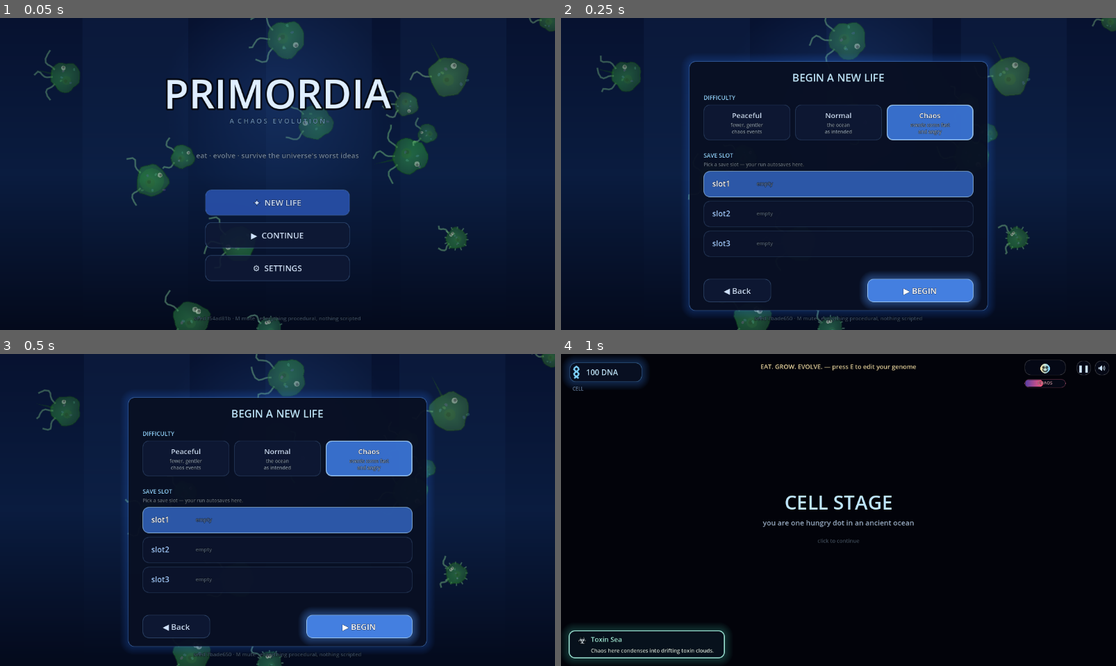
Above: before the commit, frames 1-4 (two rows, left to right).
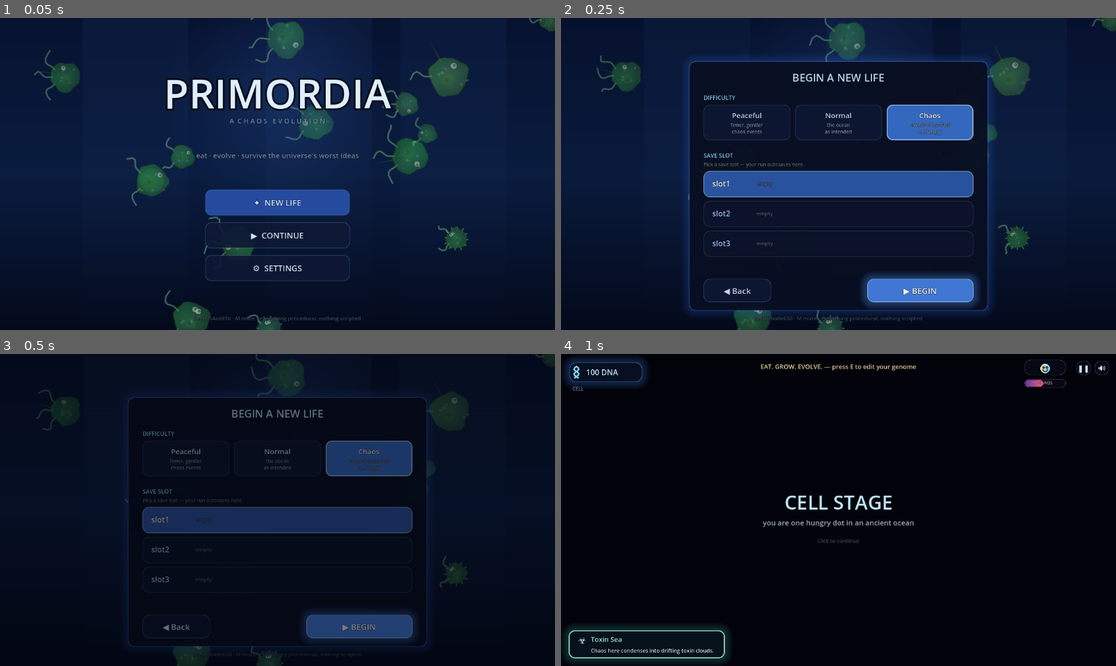
Above: after the commit, the same moments.

Repository: G4meLor/Primordia
Game: Godot game, scene res://tests/scenes/test_menu.tscn
The game is run twice, just before and just after one commit, with the same random seed, the same clock (stepped at 60 frames per second) and the same inputs. The project has no main scene, so this scene is started directly.
Inputs (mouse positions are in pixels of both pictures, inside the frame that each line leads up to):
- Up to frame 1 (0.05 s): no input
- Up to frame 2 (0.25 s): no input
- Up to frame 3 (0.5 s): no input
- Up to frame 4 (1 s): tap Enter at 0.5 s; move the mouse to (960, 494) at 0.52 s; hold D from 0.53 s (still down); tap Shift at 0.6 s; click (960, 494) at 0.67 s; tap Space at 0.77 s

Frame 1 is identical in both runs. In frame 3, 40% of the frame differs, in the area x 0-100%, y 0-100%; in frame 4, nothing differs.

Commit message:
fix: menu veil + stage-factory shape + locale-safe menu test
Review round 1: the menu stage gains its transition veil layer (MenuVeil
above the menu UI, dispatching to game.draw_transition_veil — the NEW LIFE
out-fade and the quit-to-title card/in-fade now render over the menu;
pixel-probed the opaque card veil). has_active_chaos guards with has_method
(TS optional-call shape — a wanderer stage without the chaos probe reads as
no active chaos). The stageFactory rebuilds gameplay stages only (TS
main.ts shape — the menu persists in the map, quit-to-title reuses it).
The menu scene test pins EN through a scratch cfg (VI-locale machines
translated the label fragments); the flow test's continue-sub assert gets
the same pin. Corrupt-toast call-site note records the pre-hud limitation.

Co-Authored-By: Claude Code <noreply@anthropic.com>

Diff:
--- a/src/game/game.gd
+++ b/src/game/game.gd
@@ -516,7 +516,11 @@
 				break
 	if herd_crashed and c.playtime >= dying_until \
 			and current != null and current.has_method("gaia_wanderer") \
-			and not current.has_active_chaos():
+			and (not current.has_method("has_active_chaos")
+					or not current.has_active_chaos()):
+		# TS `!(current as {hasActiveChaos?}).hasActiveChaos?.()` — the optional
+		# call reads "no active chaos" when the stage implements the wanderer
+		# without the chaos probe.
 		storyteller.offer_beat("gaia_wanderer")
 
 	# world_temperament: the ONE pacing personality, assigned every frame
--- a/src/game/menu.gd
+++ b/src/game/menu.gd
@@ -44,6 +44,7 @@
 
 var rng: Variant = null
 var canvas: Node2D = null
+var veil_canvas: Node2D = null
 
 
 ## One full-screen canvas the menu repaints every frame (cell-stage pattern).
@@ -52,6 +53,17 @@
 	func _draw() -> void:
 		if stage != null:
 			stage._draw_menu(self)
+
+
+## The transition veil layer — drawn above the menu UI (the cell stage's
+## reserved-slot pattern: the TS game-level overlay slots between the stage's
+## UI and the hud; the menu has no hud, so the veil is simply its top layer).
+## game.draw_transition_veil draws nothing while no transition is live.
+class MenuVeil extends Node2D:
+	var stage: Variant = null
+	func _draw() -> void:
+		if stage != null:
+			stage.game.draw_transition_veil(self)
 
 
 func _init(game_v: Variant = null) -> void:
@@ -73,6 +85,10 @@
 	canvas.stage = self
 	canvas.name = "MenuCanvas"
 	add_child(canvas)
+	veil_canvas = MenuVeil.new()
+	veil_canvas.stage = self
+	veil_canvas.name = "MenuVeil"
+	add_child(veil_canvas)
 	# T7 hand-off (cam.gd rig ownership): the Camera2D rig boots enabled +
 	# current with the DRAG_CENTER anchor, which shifts the whole default
 	# canvas by (+vw/2, +vh/2) — the menu draws in absolute screen space, so
@@ -165,6 +181,8 @@
 func render() -> void:
 	if canvas != null:
 		canvas.queue_redraw()
+	if veil_canvas != null:
+		veil_canvas.queue_redraw()
 
 
 # ---- actions -----------------------------------------------------------------
@@ -177,6 +195,11 @@
 		# the row showed 'CELL · 12 min · 500 DNA' one click earlier. Mark it
 		# and let the player delete (trash) or start over deliberately.
 		corrupt_slots[slot] = true
+		# NOTE: on FIRST boot this toast lands in the pre-hud stub dict (no
+		# real hud exists before any cell entry) and is invisible; after any
+		# cell visit the quit-to-title path keeps the real hud dict installed,
+		# so it displays. TS shows it always (its hud is a Game singleton) —
+		# documented divergence, do not silently drop in a refactor.
 		game.hud["toast"].call(
 				game.i18n.tr_key("This slot is corrupted — delete it in CONTINUE, or use NEW LIFE"),
 				"bad", "⚠️")
--- a/src/main.gd
+++ b/src/main.gd
@@ -21,8 +21,11 @@
 	add_child(game)
 	game.stage_factory = func() -> Array:
 		# fresh instances every NEW LIFE (game.ts:116-118) — run-1 latches
-		# must not leak into run 2 (C1 deck rebuild, totem/civ/space latches)
-		return [MenuStageScript.new(game), CellStageScript.new(game)]
+		# must not leak into run 2 (C1 deck rebuild, totem/civ/space latches).
+		# GAMEPLAY stages only (TS main.ts:35-41): the menu persists — the map
+		# keeps the registered instance, quit-to-title reuses it (the drifter
+		# phase survives), TS shape.
+		return [CellStageScript.new(game)]
 	game.register(MenuStageScript.new(game))
 	game.start()
 	var env := OS.get_environment("PRIMORDIA_BOOT_QUIT_FRAMES")
--- a/tests/scenes/test_menu.gd
+++ b/tests/scenes/test_menu.gd
@@ -23,6 +23,8 @@
 
 var _main: Variant = null
 var _driver: Variant = null
+const SCRATCH_CFG := "user://test_menu_settings.cfg"
+
 var _phase := "boot"
 var _frames := 0
 var _done := false
@@ -39,6 +41,17 @@
 				dir.remove("slot%d.json" % i)
 	_main = MainScene.instantiate()
 	add_child(_main)
+	# locale isolation (test_game_flow's pattern): the shared user cfg may
+	# carry lang=vi, which would translate the EN label fragments below
+	# ("▶ BEGIN" → "▶ BẮT ĐẦU") — pin EN through a scratch cfg
+	var g: Variant = _main.game
+	g.i18n.settings_path = SCRATCH_CFG
+	var cfg_dir := DirAccess.open("user://")
+	if cfg_dir != null:
+		cfg_dir.remove("test_menu_settings.cfg")
+		cfg_dir.remove("test_menu_settings.cfg.tmp")
+	g.i18n.load_settings()
+	g.i18n.set_lang("en")
 
 
 func _process(_dt: float) -> void:
--- a/tests/test_game_flow.gd
+++ b/tests/test_game_flow.gd
@@ -157,15 +157,19 @@
 	g.set_process_unhandled_input(false)
 	g.loop.is_active_cb = func() -> bool: return false
 	# pin the locale/mute defaults deterministically (the shared user cfg may
-	# carry anything) and keep mute/lang writes out of it — game.muted was
-	# read at construction, before the redirect, so re-sync it
+	# carry anything, and detect_lang() reads the OS locale — a VI machine
+	# would translate the continue-sub assert) and keep mute/lang writes out
+	# of it — game.muted was read at construction, before the redirect, so
+	# re-sync it
 	g.i18n.settings_path = SCRATCH_CFG
 	_wipe_cfg()
 	g.i18n.load_settings()
+	g.i18n.set_lang("en")
 	g.muted = g.i18n.get_muted()
 	if with_factory:
+		# TS main.ts shape: gameplay stages only — the menu persists in the map
 		g.stage_factory = func() -> Array:
-			return [MenuStageScript.new(g), FakeCellStage.new(g)]
+			return [FakeCellStage.new(g)]
 	g.register(MenuStageScript.new(g))
 	g.register(FakeCellStage.new(g))
 	g.register(BareStage.new(g, "creature"))
